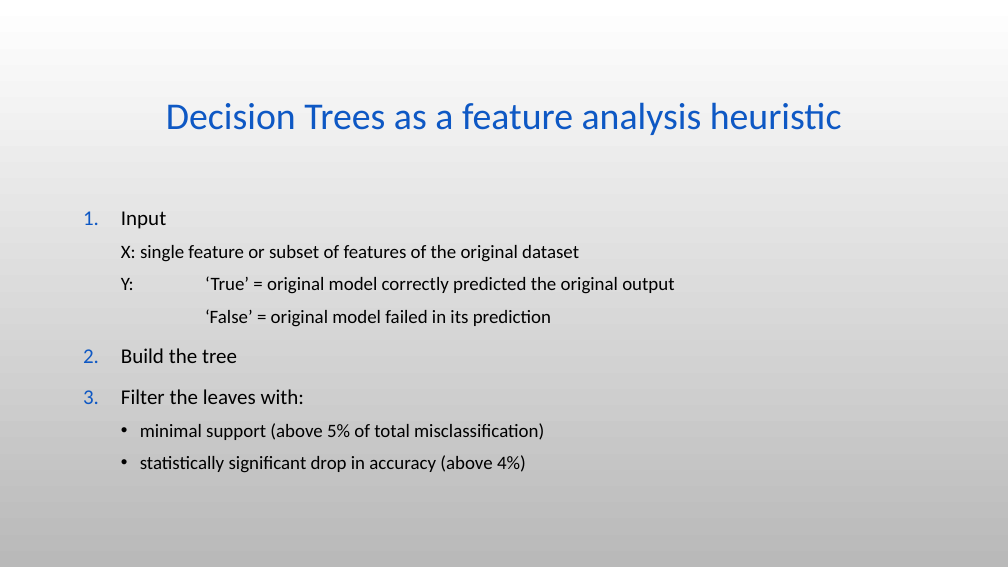
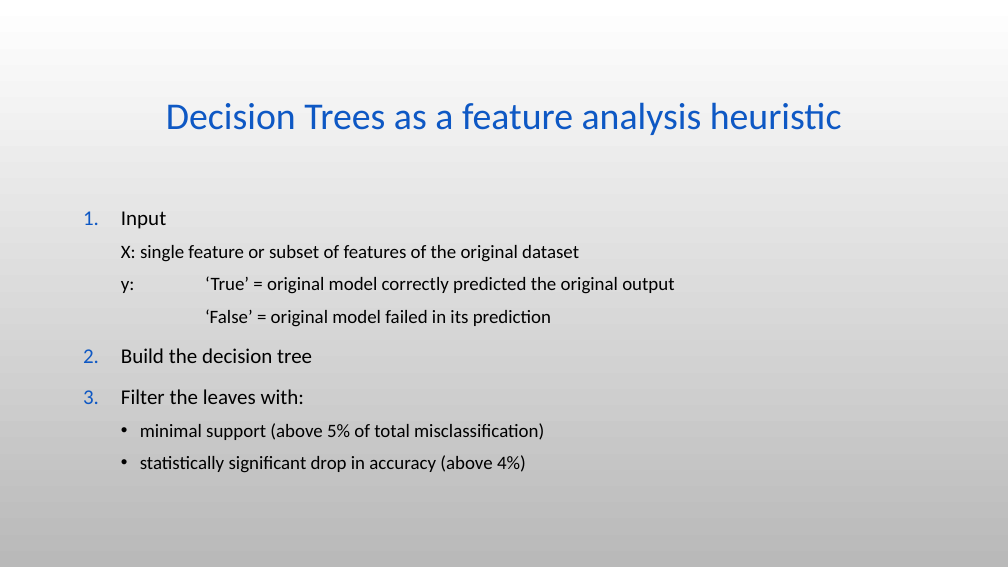
Before and after one commit to stavco9/mlops-final-project, a slide deck: slide 11 of docs/MLOps Final Project.pptx. Drawn at 1008x567 pixels with LibreOffice and Linux fonts; fonts in the diff are those of the drawing; background and template pictures are left out. Boxes give left, top, right and bottom in pixels: in the first picture for what was removed or moved away, otherwise in the second. Text is boxed around its words. In the diff, an @@ line names an element or a change of style, - is before the commit and + after.

```diff
--- a/docs/MLOps Final Project.pptx
+++ b/docs/MLOps Final Project.pptx
@@ text at (121,276,674,294): text changed @@
-  Y: ‘True’ = original model correctly predicted the original output
+  y: ‘True’ = original model correctly predicted the original output
@@ text at (121,348,312,363): text changed @@
-2. Build the tree
+2. Build the decision tree
```
Also in this commit, not shown: 3 other slides changed.
